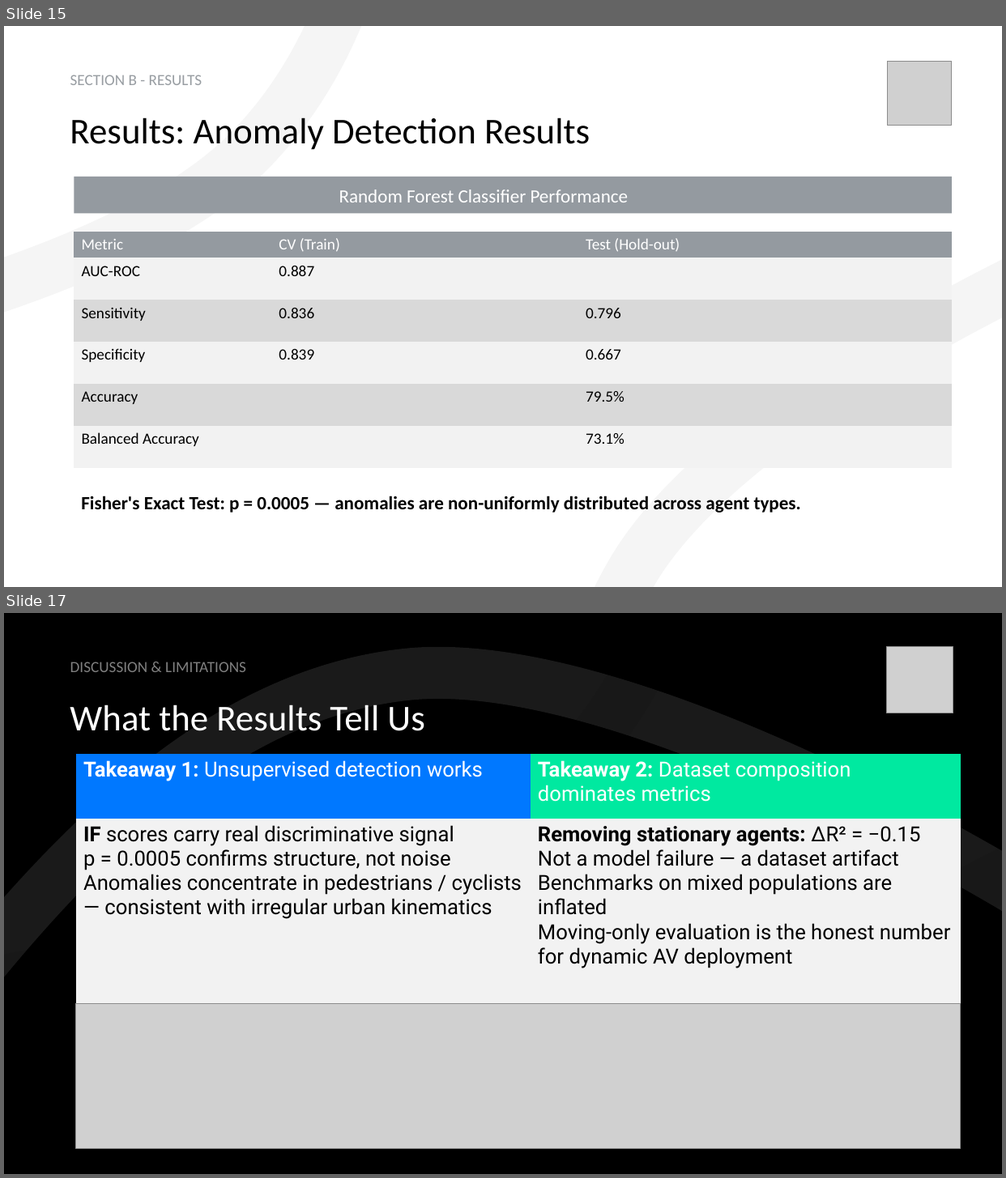
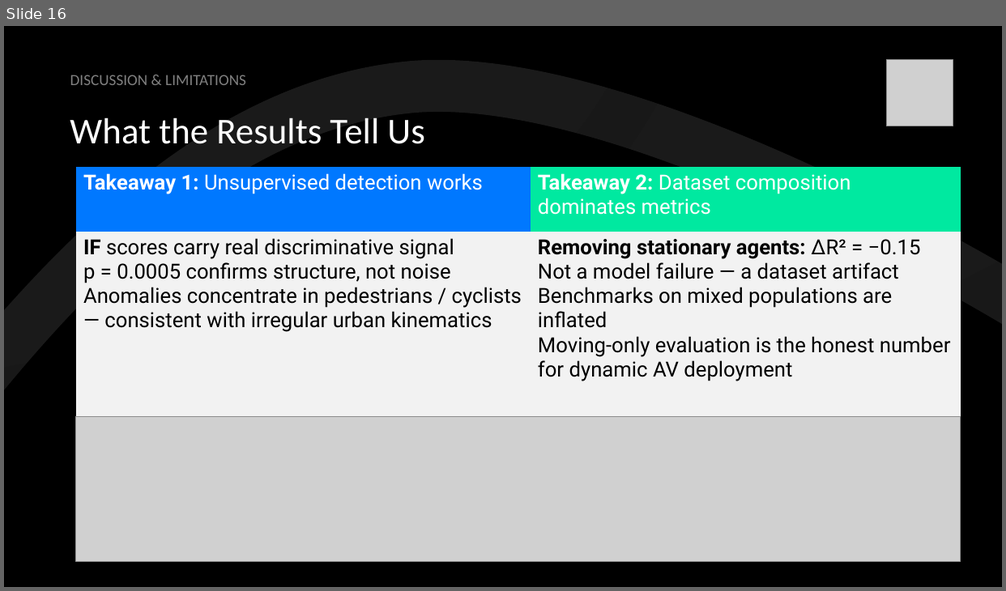
Before and after one commit to pstepanovum/womd-unsupervised-anomaly-detection, a slide deck: docs/presentation/Unsupervised Statistical Learning for Kinematic Anomaly Detection in Autonomous Driving Scenarios.pptx. Shown one above the other, each under a label of ours: slides 15 and 17 before the commit, slide 16 after it; the slides between them are not shown. The pictures are 1006x1178 and 1006x591 pixels, drawn with LibreOffice and Linux fonts; fonts in the diff are those of the drawing; grey boxes stand for pictures; background and template pictures are left out. Boxes give left, top, right and bottom in pixels: in the first picture for what was removed or moved away, otherwise in the second. Text is boxed around its words. In the diff, an @@ line names an element or a change of style, - is before the commit and + after.

Commit message:
Update presentation script and version control for anomaly detection analysis

```diff
--- a/docs/presentation/Unsupervised Statistical Learning for Kinematic Anomaly Detection in Autonomous Driving Scenarios.pptx
+++ b/docs/presentation/Unsupervised Statistical Learning for Kinematic Anomaly Detection in Autonomous Driving Scenarios.pptx
@@ slide 15 removed at (4,26,1002,587), background #FFFFFF @@
@@ freeform shape removed at (4,26,747,587) @@
@@ freeform shape removed at (247,26,1002,587) @@
@@ picture removed at (889,61,953,126) @@
@@ title removed at (70,75,202,85) @@
-SECTION B - RESULTS
@@ text removed at (70,118,590,150) @@
-Results: Anomaly Detection Results
@@ rectangle removed at (74,177,952,213) @@
@@ text removed at (339,190,629,203) @@
-Random Forest Classifier Performance
@@ table removed at (74,232,952,468), 6 rows, 3 columns @@
-Metric | CV (Train) | Test (Hold-out)
-AUC-ROC | 0.887 | 
-Sensitivity | 0.836 | 0.796
-Specificity | 0.839 | 0.667
-Accuracy |  | 79.5%
-Balanced Accuracy |  | 73.1%
@@ text removed at (81,496,801,513) @@
-Fisher's Exact Test: p = 0.0005 — anomalies are non-uniformly distributed across agent types.
@@ what was slide 17 is now slide 16 @@
```
Also in this commit, not shown: 6 slides changed, 3 other files.
